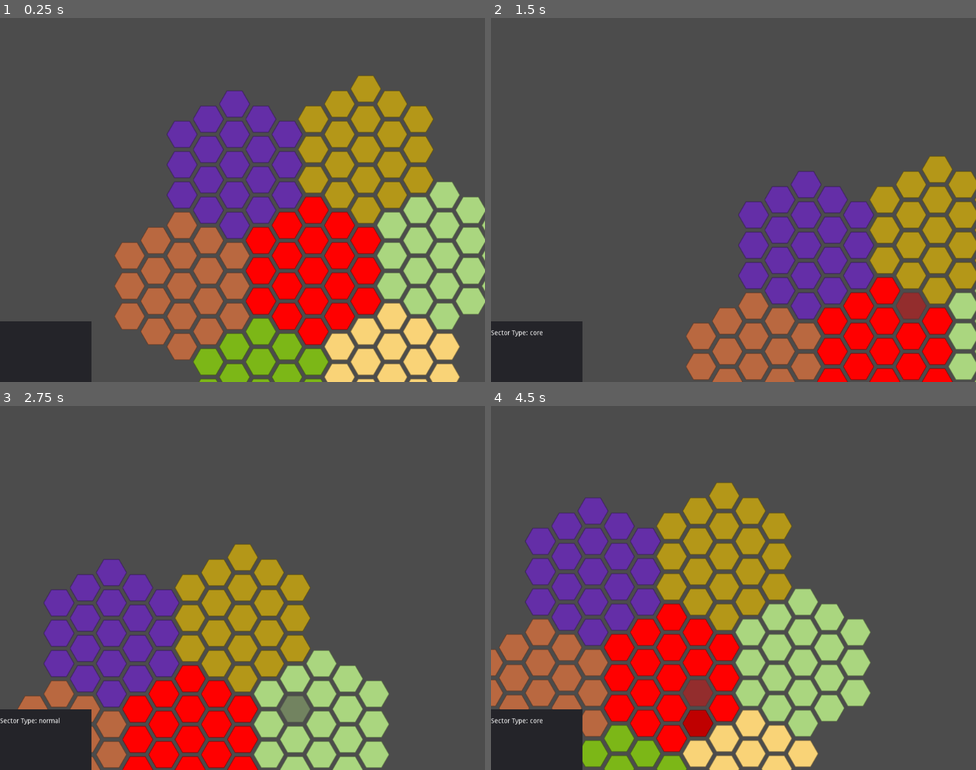
Above: before the commit, frames 1-4 (two rows, left to right).
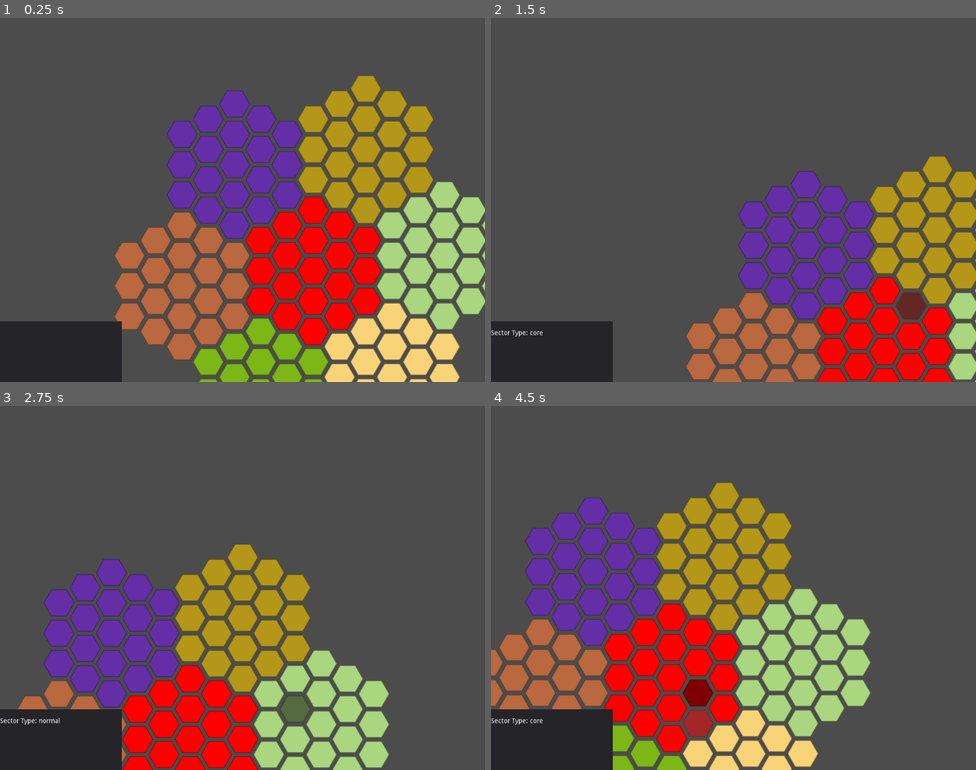
Above: after the commit, the same moments.

Repository: alexander-l-stone/RebellionAndEmpire
Game: Godot game, scene res://scenes/test/test.tscn
Same seed, same stepped clock (60 frames per second), same inputs: the game is played once before the commit and once after it. The project has no main scene, so this scene is started directly.
Inputs (mouse positions are in pixels of both pictures, inside the frame that each line leads up to):
- Up to frame 1 (0.25 s): no input
- Up to frame 2 (1.5 s): move the mouse to (874, 280) at 0.52 s; click (874, 280) at 0.67 s; tap Enter at 1.25 s; move the mouse to (912, 305) at 1.27 s; click (912, 305) at 1.42 s
- Up to frame 3 (2.75 s): tap Space at 2 s; move the mouse to (446, 708) at 2.02 s; click (446, 708) at 2.17 s
- Up to frame 4 (4.5 s): move the mouse to (655, 693) at 2.77 s; click (655, 693) at 2.92 s; tap Enter at 3.5 s; move the mouse to (670, 708) at 3.52 s; click (670, 708) at 3.67 s; tap Space at 4.25 s; move the mouse to (699, 726) at 4.27 s; click (699, 726) at 4.42 s

The runs differ from the first frame. In frame 1, 1.0% of the frame differs, in the area x 18-26%, y 83-100%; in frame 2, 1.4%; in frame 3, 1.4%; in frame 4, 1.7%, in the area x 18-46%, y 75-100%.

Commit message:
Fixed bug where hexes would progressively lighten as they were focused on and off. Cleaned up code around hover and click for hexes.

Diff:
--- a/scenes/hex/hex.gd
+++ b/scenes/hex/hex.gd
@@ -9,6 +9,8 @@
 export var q = 0
 export var r = 0
 
+var focus = false
+
 var sector_type = 'Null'
 
 # Called when the node enters the scene tree for the first time.
@@ -19,36 +21,46 @@
 
 func handle_lclick(q, r, _sector_type):
 	if q == self.q and r == self.r:
-		print('Incoming q: ' + String(q))
-		print('My q: ' + String(self.q))
-		print('Incoming r: ' + String(r))
-		print('My r: ' + String(self.r))
-		self.alpha = 0.40
-		$Sprite_Hex.modulate = Color(red, green, blue, alpha)
+		self.gain_focus()
 	else:
-		self.alpha = 1
-		$Sprite_Hex.modulate = Color(red, green, blue, alpha)
+		self.lose_focus()
 
 func handle_rclick(_q, _r):
-	self.alpha = 1
-	$Sprite_Hex.modulate = Color(red, green, blue, alpha)
+	self.lose_focus()
+
+func lose_focus():
+	if(focus):
+		self.red = self.red * 2
+		self.green = self.green * 2
+		self.blue = self.blue * 2
+		$Sprite_Hex.modulate = Color(self.red, self.green, self.blue, self.alpha)
+		focus = false
+	else:
+		return
+
+func gain_focus():
+	self.red = self.red * 0.5
+	self.green = self.green * 0.5
+	self.blue = self.blue * 0.5
+	$Sprite_Hex.modulate = Color(self.red, self.green, self.blue, self.alpha)
+	focus = true
 
 func _on_Hex_mouse_entered():
-	$Sprite_Hex.modulate = Color(max(0, red-0.25), max(0, green-0.25), max(0, blue-0.25), alpha)
+	self.alpha = 0.50
+	$Sprite_Hex.modulate = Color(self.red, self.green, self.blue, self.alpha)
 	SignalManager.emit_signal('hover_hex', q, r)
-	print('Emitting Signal hover_coordinates')
+
 
 func _on_Hex_mouse_exited():
-	$Sprite_Hex.modulate = Color(red, green, blue, alpha)
+	self.alpha = 1
+	$Sprite_Hex.modulate = Color(self.red, self.green, self.blue, self.alpha)
 	SignalManager.emit_signal('clear_coordinates')
-	print('Emitting Signal clear_coordinates')
+
 
 
 func _on_Hex_input_event(_viewport, event, _shape_idx):
 	if event.get_class() == "InputEventMouseButton" and event.pressed == true:
 		if event.button_index == 1:
 			SignalManager.emit_signal('lclick_hex', q, r, sector_type)
-			print('Emitting Signal lclick_hex')
 		elif event.button_index == 2:
 			SignalManager.emit_signal('rclick_hex', q, r)
-			print('Emitting Signal rclick_hex')
--- a/scenes/ui/scripts/coordinate_display.gd
+++ b/scenes/ui/scripts/coordinate_display.gd
@@ -13,11 +13,10 @@
 
 func clear():
 	self.text = ""
-	print('Recieved clear_coordinates')
 
 func display(q, r):
 	self.text = "X: " + String(r) + ", Y: " + String(-q)
-	print('Recieved hover_hex')
+
 
 # Called every frame. 'delta' is the elapsed time since the previous frame.
 #func _process(delta):
--- a/scenes/ui/sectortype_display.gd
+++ b/scenes/ui/sectortype_display.gd
@@ -13,11 +13,9 @@
 # Called when the node enters the scene tree for the first time.
 func clear(_q, _r):
 	self.text = ""
-	print('Recieved rclick_hex')
 
 func display(_q, _r, sector_type):
 	self.text = "Sector Type: " + String(sector_type)
-	print('Recieved lclick_hex')
 
 # Called every frame. 'delta' is the elapsed time since the previous frame.
 #func _process(delta):
--- a/scenes/ui/ui.tscn
+++ b/scenes/ui/ui.tscn
@@ -18,12 +18,12 @@
 anchor_top = 1.0
 anchor_bottom = 1.0
 margin_top = -128.0
-margin_right = 193.0
+margin_right = 257.0
 __meta__ = {
 "_edit_use_anchors_": false
 }
 
-[node name="UI_SelectedDetails_Panel" type="VBoxContainer" parent="UI_CanvasLayer/UI_Panel"]
+[node name="UI_SelectedSectorDetails_Panel" type="VBoxContainer" parent="UI_CanvasLayer/UI_Panel"]
 anchor_top = 1.0
 anchor_bottom = 1.0
 margin_top = -128.0
@@ -34,13 +34,25 @@
 "_edit_use_anchors_": false
 }
 
-[node name="UI_Coordinates_Label" type="Label" parent="UI_CanvasLayer/UI_Panel/UI_SelectedDetails_Panel"]
+[node name="UI_Coordinates_Label" type="Label" parent="UI_CanvasLayer/UI_Panel/UI_SelectedSectorDetails_Panel"]
 margin_right = 130.0
 margin_bottom = 14.0
 script = ExtResource( 2 )
 
-[node name="UI_SectorType_Label" type="Label" parent="UI_CanvasLayer/UI_Panel/UI_SelectedDetails_Panel"]
+[node name="UI_SectorType_Label" type="Label" parent="UI_CanvasLayer/UI_Panel/UI_SelectedSectorDetails_Panel"]
 margin_top = 18.0
 margin_right = 130.0
 margin_bottom = 32.0
 script = ExtResource( 4 )
+
+[node name="UI_SelectedPlanetDetails_Panel" type="VBoxContainer" parent="UI_CanvasLayer/UI_Panel"]
+anchor_left = 0.498
+anchor_top = 1.0
+anchor_right = 0.5
+anchor_bottom = 1.0
+margin_left = 0.0139923
+margin_top = -128.0
+margin_right = 128.5
+__meta__ = {
+"_edit_use_anchors_": false
+}
